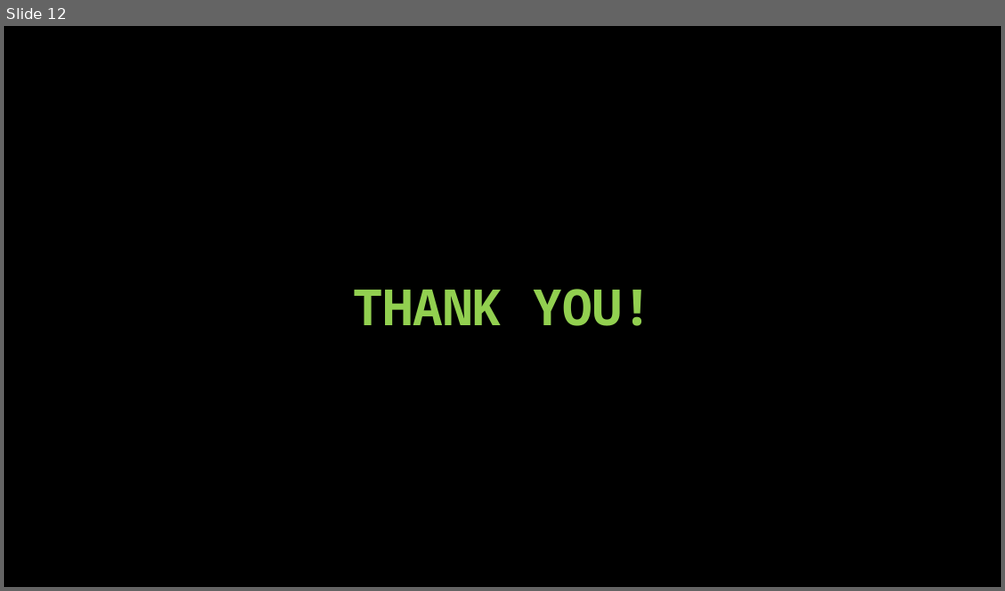
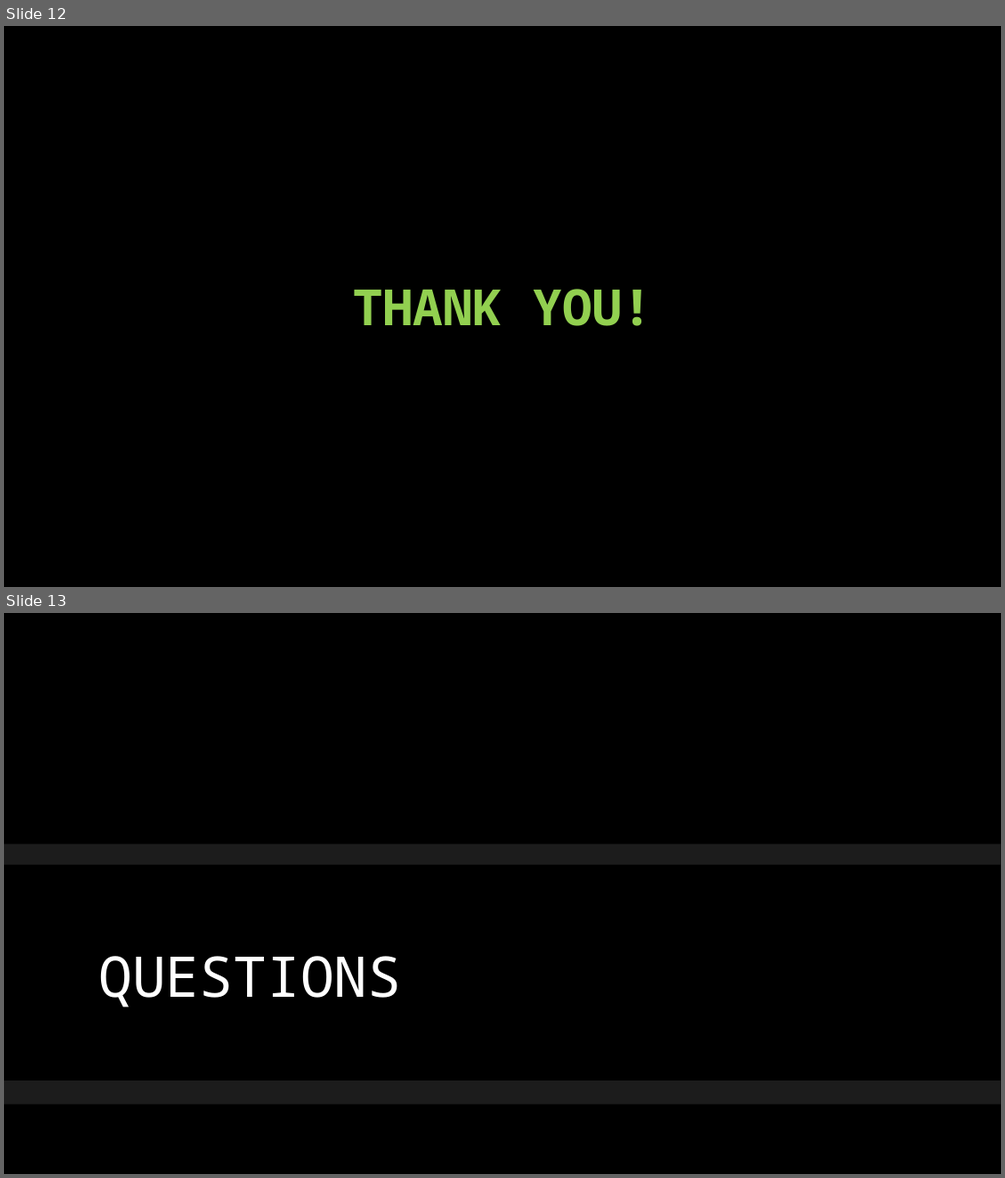
Before and after one commit to MnAppsNet/DominanceQueries, a slide deck: NOSQL - document stores.pptx. Shown one above the other, each under a label of ours: slide 12 before the commit, slides 12 and 13 after it. The pictures are 1005x591 and 1005x1178 pixels, drawn with LibreOffice and Linux fonts; fonts in the diff are those of the drawing; background and template pictures are left out. Boxes give left, top, right and bottom in pixels: in the first picture for what was removed or moved away, otherwise in the second. Text is boxed around its words. In the diff, an @@ line names an element or a change of style, - is before the commit and + after.

```diff
--- a/NOSQL - document stores.pptx
+++ b/NOSQL - document stores.pptx
@@ slide 13 added at <box>4,613,1001,1174</box>, background picture (left out) @@
@@ rectangle added at <box>4,844,1001,1104</box>, fill #262626 at 75% opacity @@
@@ rectangle added at <box>4,864,1001,1080</box>, fill #000000 @@
@@ title added at <box>98,956,401,1007</box>, 54 pt, text #FFFFFF @@
+QUESTIONS
```
Also in this commit, not shown: 3 slides changed.
